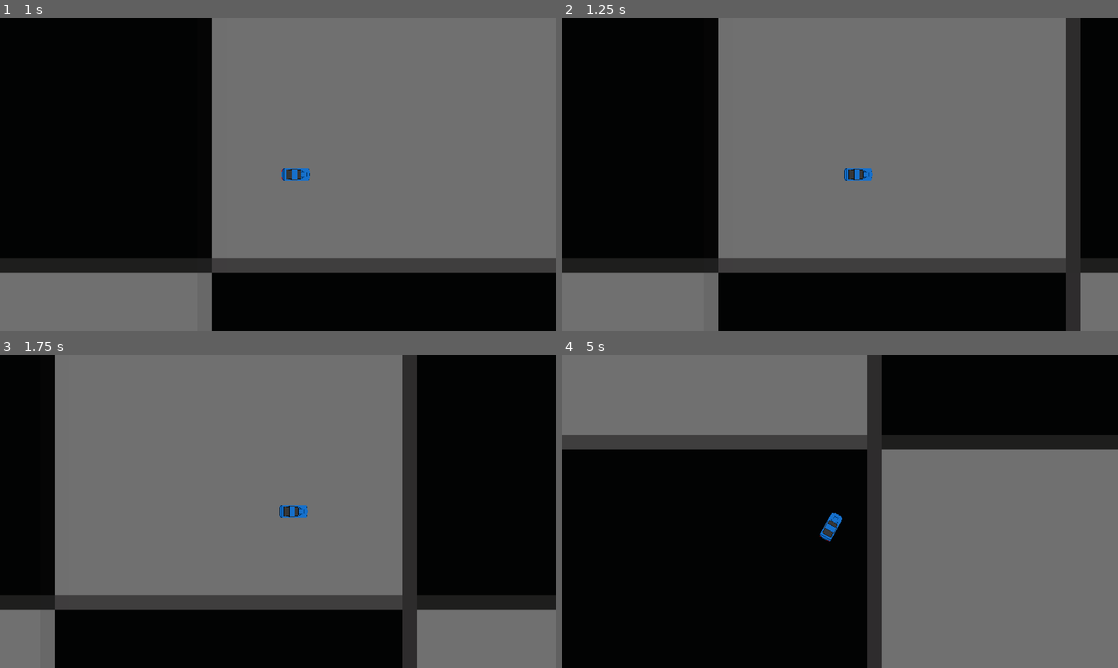
Above: before the commit, frames 1-4 (two rows, left to right).
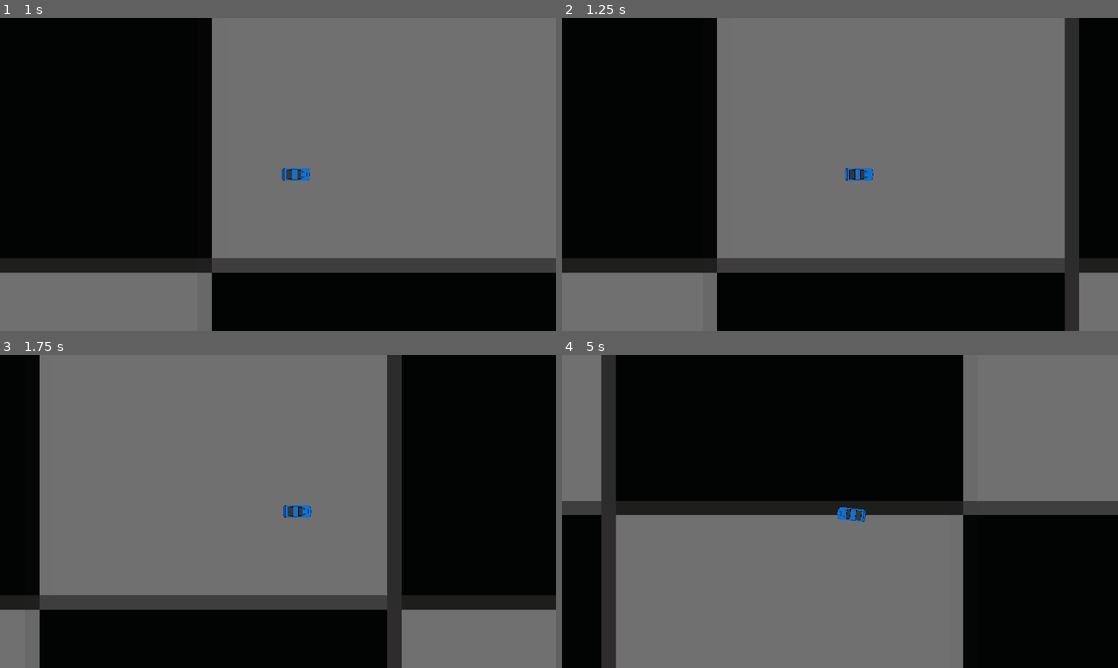
Above: after the commit, the same moments.

Repository: RoboFox031/BlazeShift
Game: Godot game, scene res://Scenes/Testing/testDriveEnviornment.tscn
The game is run twice, just before and just after one commit, with the same random seed, the same clock (stepped at 60 frames per second) and the same inputs.
Inputs:
- Up to frame 1 (1 s): tap Enter at 0.5 s; hold W (p1_up) from 0.53 s (still down); tap O (p1_start) at 0.6 s
- Up to frame 2 (1.25 s): keep holding W (p1_up)
- Up to frame 3 (1.75 s): keep holding W (p1_up); tap L (p1_x) at 1.35 s
- Up to frame 4 (5 s): release W (p1_up) at 2.03 s; hold A (p1_left) 2.03-3.53 s; tap one key every 0.75 s from 2.1 s: Down (p2_down) Left (p2_left) Right (p2_right) Up (p2_up); hold S (p1_down) 3.53-4.28 s; hold D (p1_right) from 4.28 s (still down)

Frame 1 is identical in both runs. In frame 2, 0.8% of the frame differs, in the area x 27-94%, y 0-100%; in frame 3, 8.0%; in frame 4, 72%, in the area x 0-100%, y 0-100%.

Commit message:
Improved terrain

Diff:
--- a/Scenes/Cars/parentCar.tscn
+++ b/Scenes/Cars/parentCar.tscn
@@ -2,7 +2,7 @@
 
 [ext_resource type="Script" path="res://Scripts/Cars/parentCar.gd" id="1_bubl4"]
 [ext_resource type="Texture2D" uid="uid://culs8qglxkg03" path="res://Assets/Sprites/Cars/Mustang Top View.png" id="2_6kyu6"]
-[ext_resource type="Script" path="res://Scripts/Cars/terrain_detector.gd" id="3_mcchu"]
+[ext_resource type="Script" path="res://Scripts/Cars/terrainDetector.gd" id="3_mcchu"]
 
 [sub_resource type="RectangleShape2D" id="RectangleShape2D_v4y51"]
 size = Vector2(44, 98)
@@ -50,6 +50,7 @@
 rotation = 1.5708
 shape = SubResource("RectangleShape2D_mox8c")
 
+[connection signal="updateTerrain" from="terrainDetector" to="." method="updateTerrain"]
 [connection signal="area_entered" from="terrainDetector/terrainDetectorL" to="terrainDetector" method="_on_terrain_detector_l_area_entered"]
 [connection signal="area_exited" from="terrainDetector/terrainDetectorL" to="terrainDetector" method="_on_terrain_detector_l_area_exited"]
 [connection signal="area_entered" from="terrainDetector/terrainDetectorR" to="terrainDetector" method="_on_terrain_detector_r_area_entered"]
--- a/Scripts/Cars/parentCar.gd
+++ b/Scripts/Cars/parentCar.gd
@@ -8,9 +8,12 @@
 @export var baseAcceleration=40 ##controls acceleration
 @export var baseTopSpeed=800 ##controls top speed
 #controls how quickly you turn
-@export var baseTurnSpeed=3##controls how quickly you turn
+@export var baseTurnSpeed:float=3##controls how quickly you turn
+var trueTurnSpeed:float: #Converts the turn speed to radians
+	get:
+		return baseTurnSpeed*PI/180
 #controls how sharply you turn
-@export var baseTurnPower=20 ##controls how sharply you turn
+@export var baseTurnPower:float=20 ##controls how sharply you turn
 #The base deceleration value
 @export var baseDecel=8; ##The base deceleration value
 #Stores the speed of the car
@@ -22,20 +25,26 @@
 #Outputs the true turning speed of the car
 var turnOutput:float=0
 #controls how the car reacts to offroading
-@export var offRoadLinMult=.6 ##Controls how offroading affects speed and acceleration
-@export var offRoadTurnMult=.8 ##Controls how offroading affects turning
-@export var offRoadDecelMult=2 ##Controls how offroading affects decleration
+@export var offRoadSpeedMult:float=.6 ##Controls how offroading affects speed and acceleration
+@export var offRoadAccelMult:float=.8 ##Controls how offroading affects turning
+@export var offRoadTurnSpeedMult:float=.8 ##Controls how offroading affects turning speed
+@export var offRoadTurnPowerMult:float=.8 ##Controls how offroading affects turning power
+@export var offRoadDecelMult:float=2 ##Controls how offroading affects decleration
 #controls how the car reacts to ice
-@export var iceLinMult=0.1 ##Controls how offroading affects speed and acceleration
-@export var iceTurnMult=0.1 ##Controls how offroading affects turning
-@export var iceDecelMult=0.1 ##Controls how offroading affects decleration
+@export var iceSpeedMult:float=1 ##Controls how offroading affects speed and acceleration
+@export var iceAccelMult:float=0.3 ##Controls how offroading affects speed and acceleration
+@export var iceTurnSpeedMult:float=0.0 ##Controls how offroading affects turning speed
+@export var iceTurnPowerMult:float=0.8 ##Controls how offroading affects turning power
+@export var iceDecelMult:float=0.3 ##Controls how offroading affects decleration
 ############End of Important Car Stats
 
 #Stores what terrain the car is on
 var currentTerrain:trackEnums.terrainTypes
 #controls how diffrent aspects react to diffrent terrains
-var terrainLinMult:float=1
-var terrainTurnMult:float=1
+var terrainSpeedMult:float=1
+var terrainAccelMult:float=1
+var terrainTurnSpeedMult:float=1
+var terrainTurnPowerMult:float=1
 var terrainDecelMult:float=1
 
 func _physics_process(delta):
@@ -43,7 +52,7 @@
 	var linDirection = Input.get_axis("p1_down", "p1_up")
 	#If you are clicking a button, accelerates based on the acceleration value
 	if linDirection:
-		currentLinSpeed = move_toward(currentLinSpeed, baseTopSpeed*linDirection*terrainLinMult, baseAcceleration*terrainLinMult)
+		currentLinSpeed = move_toward(currentLinSpeed, baseTopSpeed*linDirection*terrainSpeedMult, baseAcceleration*terrainAccelMult)
 	#If no button is being clicked, decelerates by the deceleration speed
 	else:
 		currentLinSpeed = move_toward(currentLinSpeed, 0, baseDecel*terrainDecelMult)
@@ -53,10 +62,10 @@
 	#If you are clicking a button, turns in that direction based on the acceleration value
 	#The /1000 at the end makes the number small, to prevent people from habing to deal with tiny decimals while playing with stats
 	if turnDirection and currentLinSpeed!=0:
-		currentTurnPower = move_toward(currentTurnPower, baseTurnPower*turnDirection*terrainTurnMult, baseTurnSpeed*terrainTurnMult)/1000
+		currentTurnPower = move_toward(currentTurnPower, baseTurnPower*turnDirection*terrainTurnPowerMult, baseTurnSpeed*terrainTurnSpeedMult)/1000
 	#If no button is being clicked, stops turning
 	else:
-		currentTurnPower = 0#move_toward(currentTurnPower, 0,baseTurnSpeed/2)
+		currentTurnPower = move_toward(currentTurnPower, 0,baseTurnSpeed*terrainTurnSpeedMult)/1000
 
 	#Like a car, you can only turn while moving, and going backwards reverses your turn
 	turnOutput= currentLinSpeed*currentTurnPower
@@ -65,24 +74,28 @@
 	#Sets the velocity to  the speed value, using sin and cos to account for rotation
 	velocity=Vector2(currentLinSpeed*cos(rotation),currentLinSpeed*sin(rotation))
 	move_and_slide()
-
+	print(currentTurnPower)
 #Updates the terrain and terrain multipliers
-func updateTerrain(newTerrain:trackEnums.terrainTypes):
+func updateTerrain(newTerrain):
 	#only runs the rest of the function if the terrain is diffrent
 	if newTerrain!=currentTerrain:
 		currentTerrain=newTerrain
 		#If the car is going onto a track, reset the terrain mults to one
 		if newTerrain==trackEnums.terrainTypes.track:
-			terrainLinMult=1
-			terrainTurnMult=1
+			terrainSpeedMult=1
+			terrainAccelMult=1
+			terrainTurnSpeedMult=1
+			terrainTurnPowerMult=1
 			terrainDecelMult=1
 		#If the car is going off road, set the terrain mults accordingly
 		elif newTerrain==trackEnums.terrainTypes.offRoad:
-			terrainLinMult=offRoadLinMult
-			terrainTurnMult=offRoadTurnMult
+			terrainSpeedMult=offRoadSpeedMult
+			terrainTurnSpeedMult=offRoadTurnSpeedMult
+			terrainTurnPowerMult=offRoadTurnPowerMult
 			terrainDecelMult=offRoadDecelMult
 		#If the car is going onto ice, set the terrain mults accordingly
 		elif newTerrain==trackEnums.terrainTypes.ice:
-			terrainLinMult=iceLinMult
-			terrainTurnMult=iceTurnMult
+			terrainSpeedMult=iceSpeedMult
+			terrainAccelMult=iceAccelMult
+			terrainTurnSpeedMult=iceTurnSpeedMult
 			terrainDecelMult=iceDecelMult
--- a/Scripts/Cars/terrain_detector.gd
+++ b/Scripts/Cars/terrainDetector.gd
@@ -1,6 +1,8 @@
 extends Node2D
 
 var parentCar:Car
+
+signal updateTerrain(newTerrain)
 
 #enum for the diffrent types of terrain
 #Stores what type of terrain each is touching
@@ -14,7 +16,7 @@
 func matchCheck():
 	#If both detectors are on the same terrain, set the car's terrain to that terrain
 	if currentRTerrain==currentLTerrain:
-		parentCar.updateTerrain(currentRTerrain)
+		updateTerrain.emit(currentRTerrain)
 
 func terrainCheck(area,newTerrain):
 	#Sets the new terrain variable to whatever the terrain of the area is
